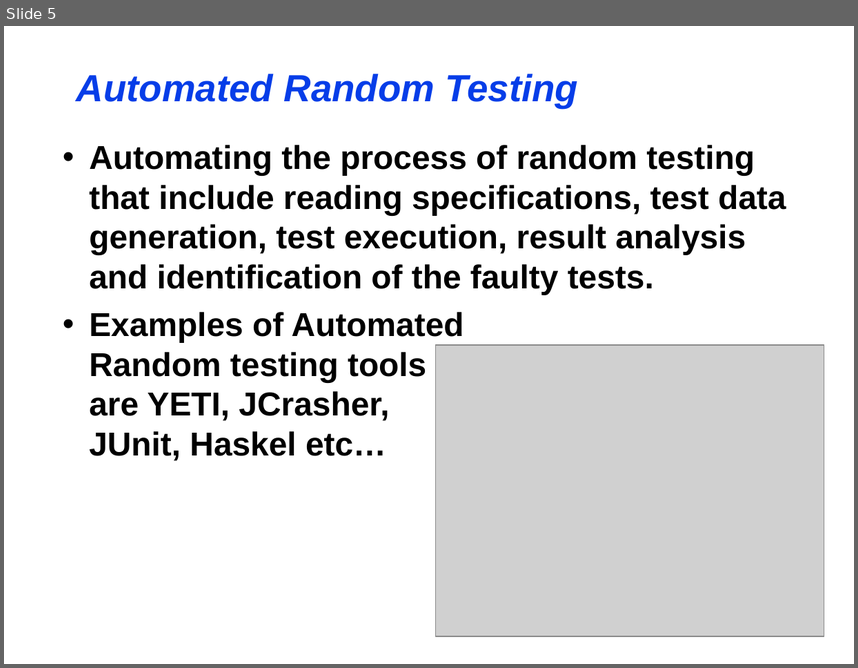
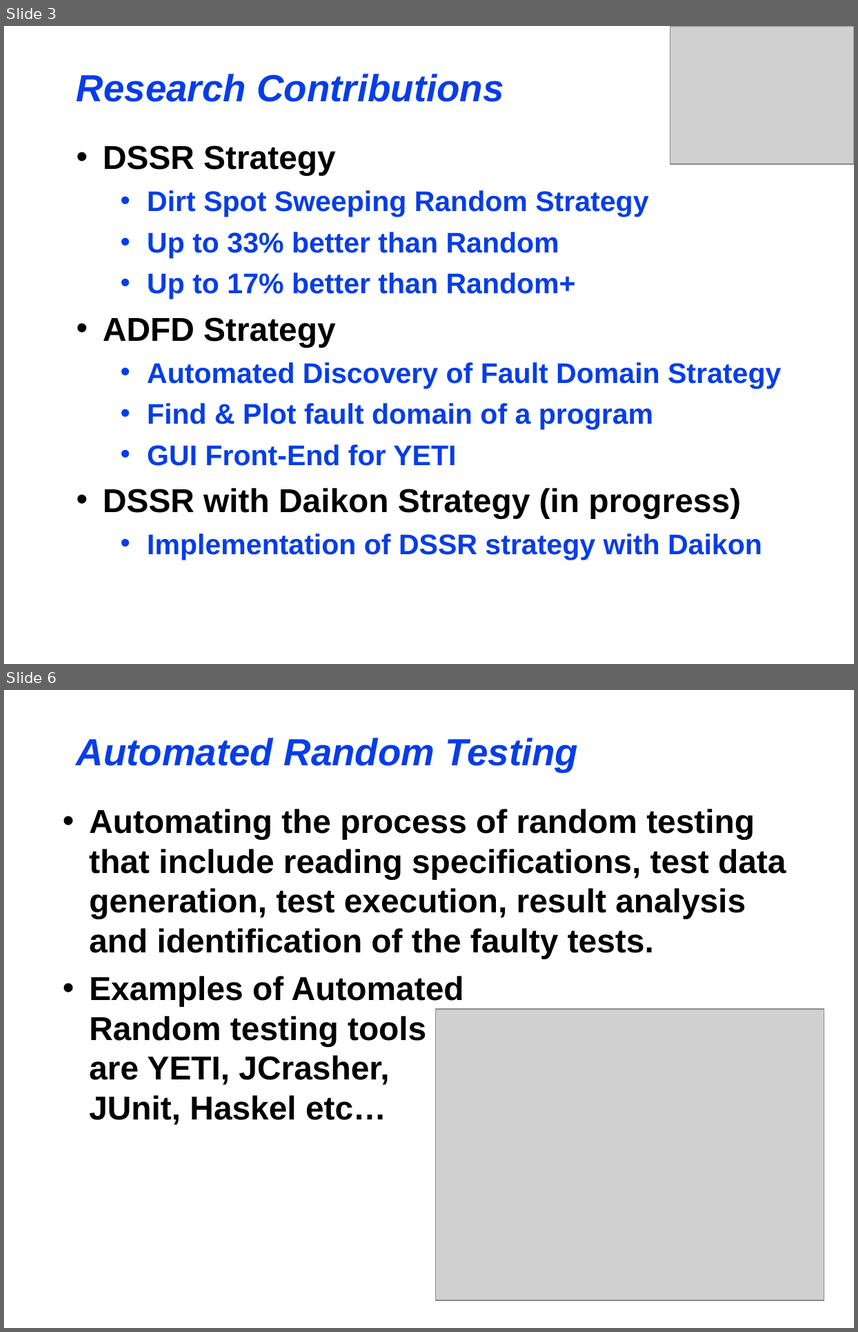
Before and after one commit to maochy/yeti-test, a slide deck: ThesisSeminar/ThesisSeminar.ppt. Shown one above the other, each under a label of ours: slide 5 before the commit, slides 3 and 6 after it; the slides between them are not shown. The pictures are 858x668 and 858x1332 pixels, drawn with LibreOffice and Linux fonts; fonts in the diff are those of the drawing; grey boxes stand for pictures. Boxes give left, top, right and bottom in pixels: in the first picture for what was removed or moved away, otherwise in the second. Text is boxed around its words. In the diff, an @@ line names an element or a change of style, - is before the commit and + after.

Commit message:
Presentation modified, pictures and slides added.

```diff
--- a/ThesisSeminar/ThesisSeminar.ppt
+++ b/ThesisSeminar/ThesisSeminar.ppt
@@ slide 3 added at (4, 26, 854, 664), background #FFFFFF @@
@@ picture added at (671, 26, 854, 164) @@
@@ title added at (76, 74, 504, 102), 32 pt, text #063DE8, bold, italic @@
+Research Contributions
@@ text added at (103, 145, 781, 559), 24 pt, text #063DE8, bold @@
+• DSSR Strategy
+  • Dirt Spot Sweeping Random Strategy
+  • Up to 33% better than Random
+  • Up to 17% better than Random+
+• ADFD Strategy
+  • Automated Discovery of Fault Domain Strategy
+  • Find & Plot fault domain of a program
+  • GUI Front-End for YETI
+• DSSR with Daikon Strategy (in progress)
+  • Implementation of DSSR strategy with Daikon
@@ what was slide 5 is now slide 6 @@
```
Also in this commit, not shown: 11 slides changed.
